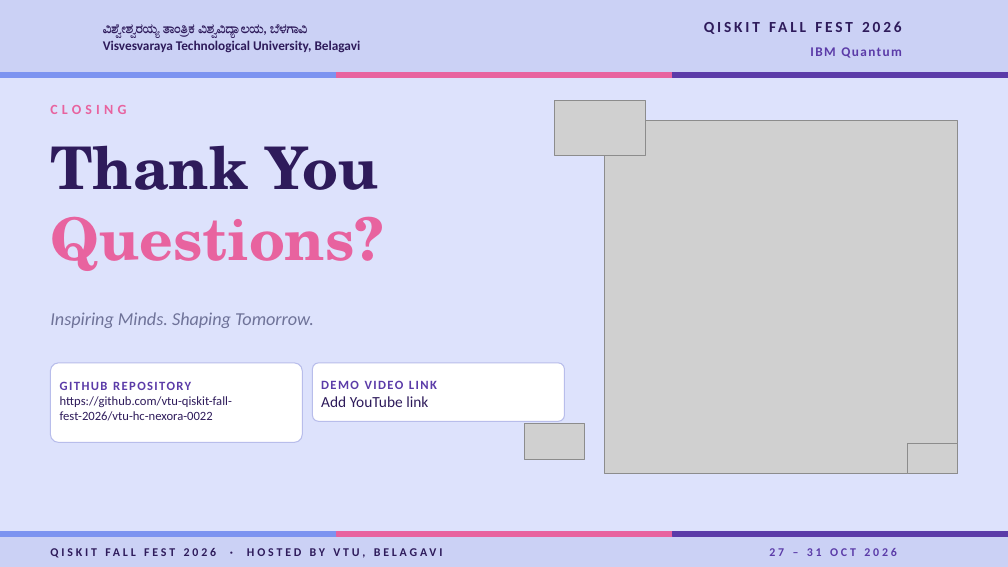
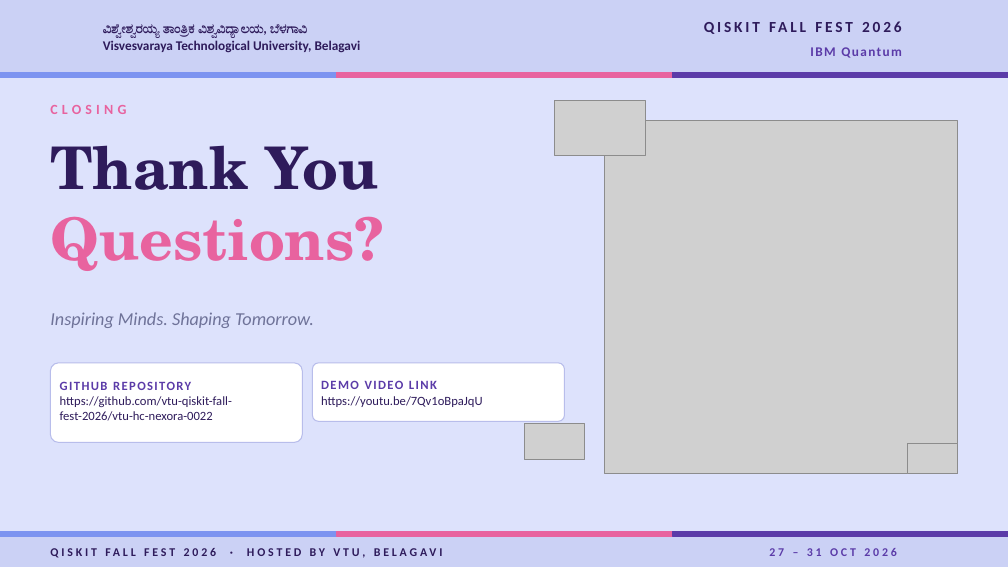
Before and after one commit to vtu-qiskit-fall-fest-2026/vtu-hc-nexora-0022, a slide deck: slide 10 of VTU-QFF-NEXORA-HEATSHIELD-Q.pptx. Drawn at 1008x567 pixels with LibreOffice and Linux fonts; fonts in the diff are those of the drawing; grey boxes stand for pictures; background and template pictures are left out. Boxes give left, top, right and bottom in pixels: in the first picture for what was removed or moved away, otherwise in the second. Text is boxed around its words. In the diff, an @@ line names an element or a change of style, - is before the commit and + after.

```diff
--- a/VTU-QFF-NEXORA-HEATSHIELD-Q.pptx
+++ b/VTU-QFF-NEXORA-HEATSHIELD-Q.pptx
@@ text in rounded rectangle at bbox=[321, 396, 483, 407]: text changed; size 11 to 9 pt @@
-Add YouTube link
+https://youtu.be/7Qv1oBpaJqU
```
Also in this commit, not shown: 1 other slide changed.
